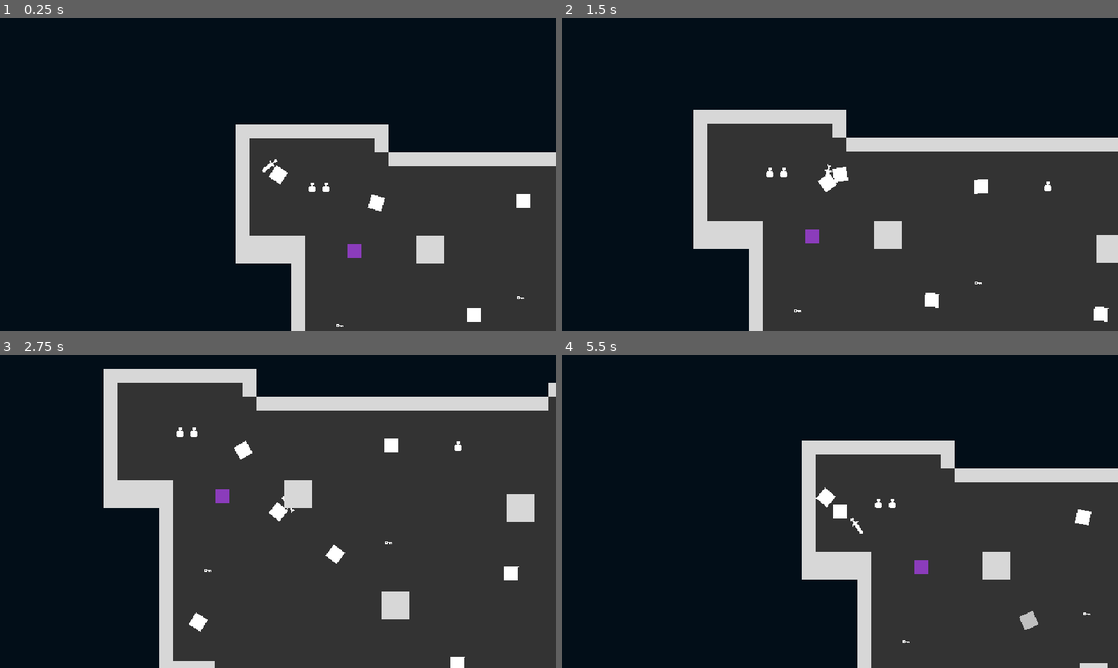
Above: before the commit, frames 1-4 (two rows, left to right).
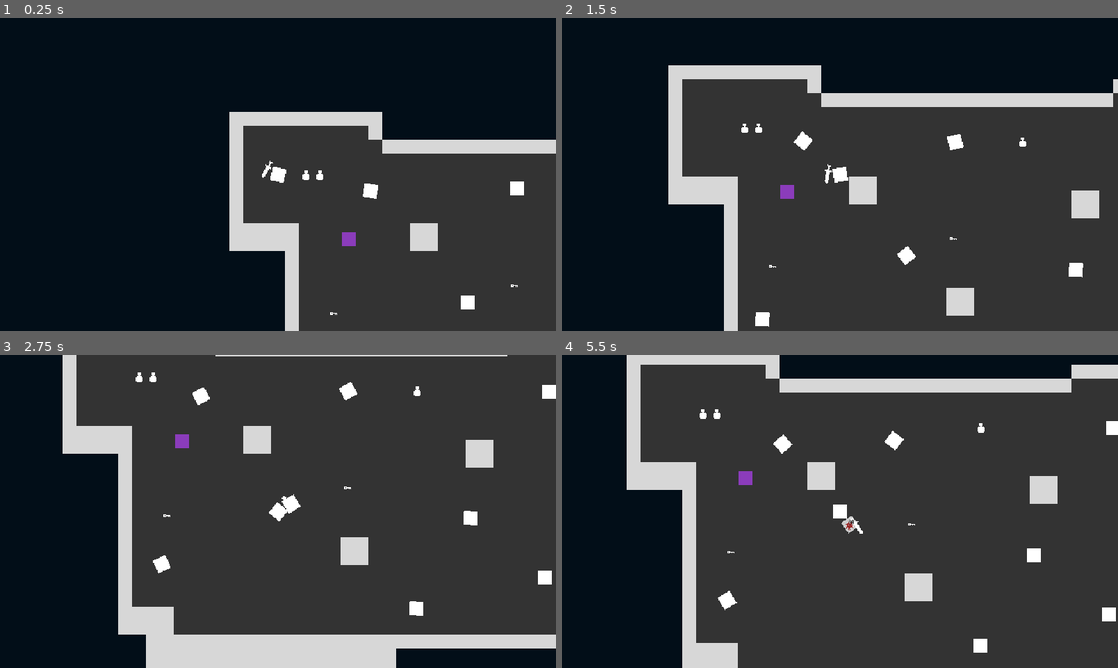
Above: after the commit, the same moments.

Repository: zMenta/Cubesh
Game: Godot game, scene res://main/main.tscn
Same seed, same stepped clock (60 frames per second), same inputs: the game is played once before the commit and once after it.
Inputs (mouse positions are in pixels of both pictures, inside the frame that each line leads up to):
- Up to frame 1 (0.25 s): no input
- Up to frame 2 (1.5 s): tap Enter at 0.5 s; move the mouse to (962, 158) at 0.52 s; hold D (right) 0.53-1.28 s; click (962, 158) at 0.6 s; move the mouse to (728, 190) at 1.27 s; hold S (down) from 1.28 s (still down); tap Space (dodge) at 1.35 s
- Up to frame 3 (2.75 s): move the mouse to (333, 442) at 2.02 s; release S (down) at 2.03 s; hold D (right) from 2.03 s (still down); tap E (interact) at 2.1 s
- Up to frame 4 (5.5 s): move the mouse to (812, 574) at 2.77 s; release D (right) at 2.78 s; hold W (up) 2.78-3.53 s; click (812, 574) at 2.85 s; move the mouse to (1006, 558) at 3.52 s; hold A (left) 3.53-5.03 s; tap Space (dodge) at 3.6 s; move the mouse to (673, 464) at 4.27 s; tap E (interact) at 4.35 s; move the mouse to (867, 511) at 5.02 s; hold S (down) from 5.03 s (still down); click (867, 511) at 5.1 s

The runs differ from the first frame. In frame 1, 8.1% of the frame differs, in the area x 41-100%, y 30-100%; in frame 2, 23%; in frame 3, 31%; in frame 4, 50%, in the area x 11-100%, y 0-100%.

Commit message:
player_spawn/teleporter scene

Diff:
--- a/common/autoloads/gamestate.gd
+++ b/common/autoloads/gamestate.gd
@@ -4,3 +4,4 @@
 signal map_exited()
 signal update_tooltip(text: String)
 signal hide_tooltip()
+signal teleport_player(new_global_pos: Vector2)
--- a/main/main.tscn
+++ b/main/main.tscn
@@ -45,7 +45,6 @@
 rotation = -1.54484
 
 [node name="Player" parent="Map" instance=ExtResource("1_khuke")]
-position = Vector2(129, 74)
 
 [node name="RemoteTransform2D" type="RemoteTransform2D" parent="Map/Player"]
 remote_path = NodePath("../../../ui")
@@ -56,7 +55,6 @@
 position = Vector2(217, 162)
 
 [node name="ui" type="Node2D" parent="."]
-position = Vector2(129, 74)
 
 [node name="Tooltip" parent="ui" instance=ExtResource("5_p63od")]
 offset_left = -48.0
--- a/maps/TestInheritedmap.tscn
+++ b/maps/TestInheritedmap.tscn
@@ -6,3 +6,4 @@
 layer_0/tile_data = PackedInt32Array(65541, 0, 0, 131077, 0, 0, 196613, 0, 0, 262149, 0, 0, 327685, 0, 0, 393221, 0, 0, …(3652 unchanged characters)…
 layer_1/tile_data = PackedInt32Array(131078, 0, 65536, 196614, 0, 65536, 262150, 0, 65536, 327686, 0, 65536, 393222, 0, …(14299 unchanged characters)…
 layer_2/tile_data = PackedInt32Array(983052, 131072, 3, 851993, 131072, 3, 327725, 262144, 2, 327690, 262144, 2, 327691, 262144, 2, 393246, 262144, 2)
+layer_3/tile_data = PackedInt32Array(327688, 1, 65536)
--- /dev/null
+++ b/maps/props/player_teleporter/player_teleporter.gd
@@ -0,0 +1,5 @@
+extends Marker2D
+
+func _ready() -> void:
+	hide()
+	Gamestate.teleport_player.emit(global_position)
--- /dev/null
+++ b/maps/props/player_teleporter/player_teleporter.tscn
@@ -0,0 +1,15 @@
+[gd_scene load_steps=2 format=3 uid="uid://dldmj136mftgd"]
+
+[ext_resource type="Script" path="res://maps/props/player_teleporter/player_teleporter.gd" id="1_rylap"]
+
+[node name="PlayerTeleporter" type="Marker2D"]
+gizmo_extents = 16.0
+script = ExtResource("1_rylap")
+
+[node name="Label" type="Label" parent="."]
+offset_left = -13.0
+offset_top = -7.0
+offset_right = 18.0
+offset_bottom = 16.0
+theme_override_font_sizes/font_size = 8
+text = "Pspawn"
--- a/maps/tile_set.tres
+++ b/maps/tile_set.tres
@@ -1,6 +1,7 @@
-[gd_resource type="TileSet" load_steps=3 format=3 uid="uid://be6lbg8oclykt"]
+[gd_resource type="TileSet" load_steps=5 format=3 uid="uid://be6lbg8oclykt"]
 
 [ext_resource type="Texture2D" uid="uid://djmif1cdtrbmq" path="res://common/assets.png" id="1_8ok2m"]
+[ext_resource type="PackedScene" uid="uid://dldmj136mftgd" path="res://maps/props/player_teleporter/player_teleporter.tscn" id="2_whwjs"]
 
 [sub_resource type="TileSetAtlasSource" id="TileSetAtlasSource_4je8h"]
 texture = ExtResource("1_8ok2m")
@@ -28,7 +29,11 @@
 4:2/0/physics_layer_0/linear_velocity = Vector2(0, 0)
 4:2/0/physics_layer_0/angular_velocity = 0.0
 
+[sub_resource type="TileSetScenesCollectionSource" id="TileSetScenesCollectionSource_s125j"]
+scenes/1/scene = ExtResource("2_whwjs")
+
 [resource]
 physics_layer_0/collision_layer = 4
 physics_layer_0/collision_mask = 3
 sources/0 = SubResource("TileSetAtlasSource_4je8h")
+sources/1 = SubResource("TileSetScenesCollectionSource_s125j")
--- a/player/player.gd
+++ b/player/player.gd
@@ -7,6 +7,9 @@
 const ACCELERATION = 20
 const FRICTION = 25
 const DASH_SPEED = 450
+
+func _ready() -> void:
+	Gamestate.teleport_player.connect(func(new_pos): global_position = new_pos)
 
 
 func _process(_delta: float) -> void:
